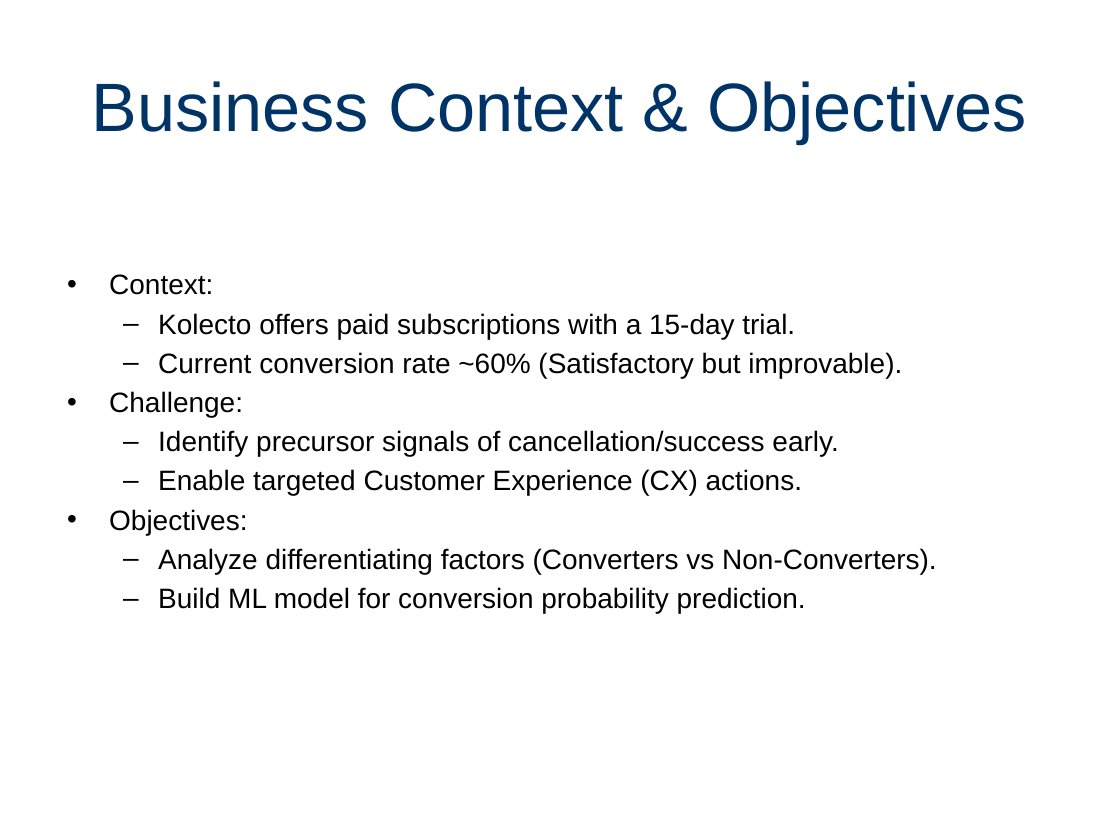
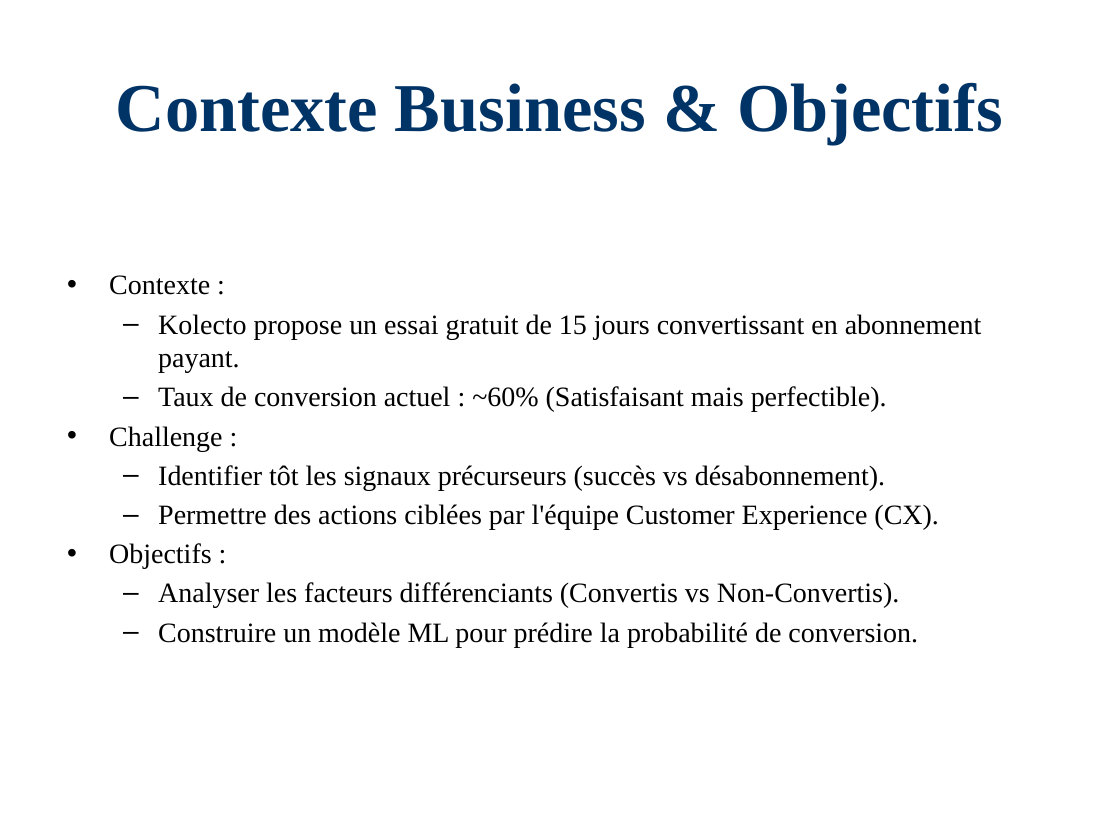
Before and after one commit to Paulino-Cristovao/churn_predictions, a slide deck: slide 2 of Presentations_Resultats_Projet.pptx. Drawn at 1120x840 pixels with LibreOffice and Linux fonts; fonts in the diff are those of the drawing. Boxes give left, top, right and bottom in pixels: in the first picture for what was removed or moved away, otherwise in the second. Text is boxed around its words. In the diff, an @@ line names an element or a change of style, - is before the commit and + after.

```diff
--- a/Presentations_Resultats_Projet.pptx
+++ b/Presentations_Resultats_Projet.pptx
@@ title at (116,82,1003,144): text changed; font Arial to Times New Roman; bold on @@
-Business Context & Objectives
+Contexte Business & Objectifs
@@ text at (109,275,982,647): text changed; font Arial to Times New Roman @@
-• Context:
-  – Kolecto offers paid subscriptions with a 15-day trial.
-  – Current conversion rate ~60% (Satisfactory but improvable).
-• Challenge:
-  – Identify precursor signals of cancellation/success early.
-  – Enable targeted Customer Experience (CX) actions.
-• Objectives:
-  – Analyze differentiating factors (Converters vs Non-Converters).
-  – Build ML model for conversion probability prediction.
+• Contexte :
+  – Kolecto propose un essai gratuit de 15 jours convertissant en abonnement payant.
+  – Taux de conversion actuel : ~60% (Satisfaisant mais perfectible).
+• Challenge :
+  – Identifier tôt les signaux précurseurs (succès vs désabonnement).
+  – Permettre des actions ciblées par l'équipe Customer Experience (CX).
+• Objectifs :
+  – Analyser les facteurs différenciants (Convertis vs Non-Convertis).
+  – Construire un modèle ML pour prédire la probabilité de conversion.
```
Also in this commit, not shown: 9 other slides changed, 1 other file.
